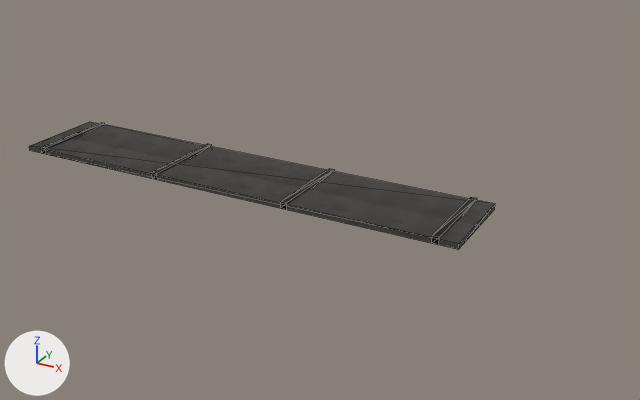
One commit to the glTF model hatch_door.glb: the scene before it, then after it.
Camera for both pictures: a camera (50 mm lens) standing at (13.6, -14.04, 6.45) and looking at (6.27, -0.72, -0.21). The axes (+X, +Y, +Z) are drawn at lower left. The lights are the same throughout. The first picture is the older version. Mesh edges are drawn as thin lines. Vertices at exactly the same position are counted once.

The first picture shows 'hatch_door'.
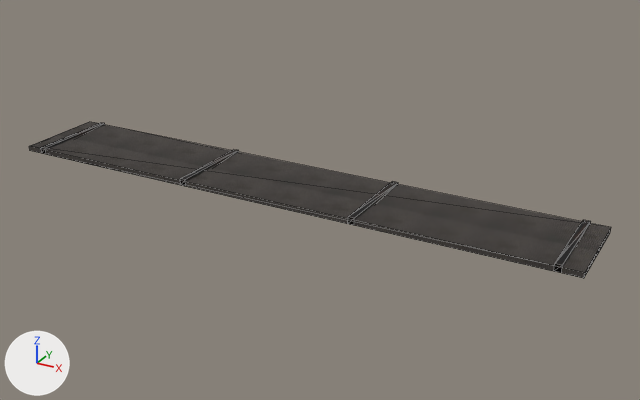
Boxes [x1, y1, x2, y2] around the edits, measured in the pictures (640 x 400 px; the box of a moved part takes in the faces that stretch with it):
'hatch_door', reshaped (25% wider, 23% taller)
    before: [29, 122, 495, 249]
    after: [29, 122, 611, 278]
part 1 of me_hatch_door, moved or reshaped
    before: [152, 144, 212, 180]
    after: [180, 150, 239, 186]
part 2 of me_hatch_door, moved or reshaped
    before: [281, 169, 335, 210]
    after: [348, 181, 398, 225]
part 3 of me_hatch_door, moved or reshaped
    before: [432, 197, 477, 245]
    after: [554, 220, 591, 273]
part 4 of me_hatch_door, moved or reshaped
    before: [37, 143, 495, 249]
    after: [37, 143, 611, 278]

What the commit changed:
me_hatch_door is used by ob_hatch_door; location (0.0, 0.0, 0.0).
Before the commit, vertices of me_hatch_door: 0 (9.4, -1.8, 0.0) at pixel (458, 249), 1 (9.4, 0.0, 0.0) at pixel (494, 209), 2 (9.4, 0.0, 0.1) at pixel (495, 203), 3 (9.4, -1.8, 0.1) at pixel (458, 243).
me_hatch_door had 40 vertices, 60 faces and spanned x 0.0..9.4, y -1.8..0.0, z 0.0..0.14.
me_hatch_door now has 40 vertices, 60 faces and spans x 0.0..11.4, y -1.8..0.0, z 0.0..0.14.
me_hatch_door part 1: the loose piece of 8 vertices spanning x 3.21..3.33, y -1.8..0.0, z 0.0..0.14 is moved by (0.67, 0.0, 0.0).
me_hatch_door part 2: the loose piece of 8 vertices spanning x 6.07..6.19, y -1.8..0.0, z 0.0..0.14 is moved by (1.33, 0.0, 0.0).
me_hatch_door part 3: the loose piece of 8 vertices spanning x 8.94..9.06, y -1.8..0.0, z 0.0..0.14 is moved by (2.0, 0.0, 0.0).
Part 4, on me_hatch_door:
Vertices 0 to 3 of me_hatch_door move by (2.0, 0.0, 0.0).
